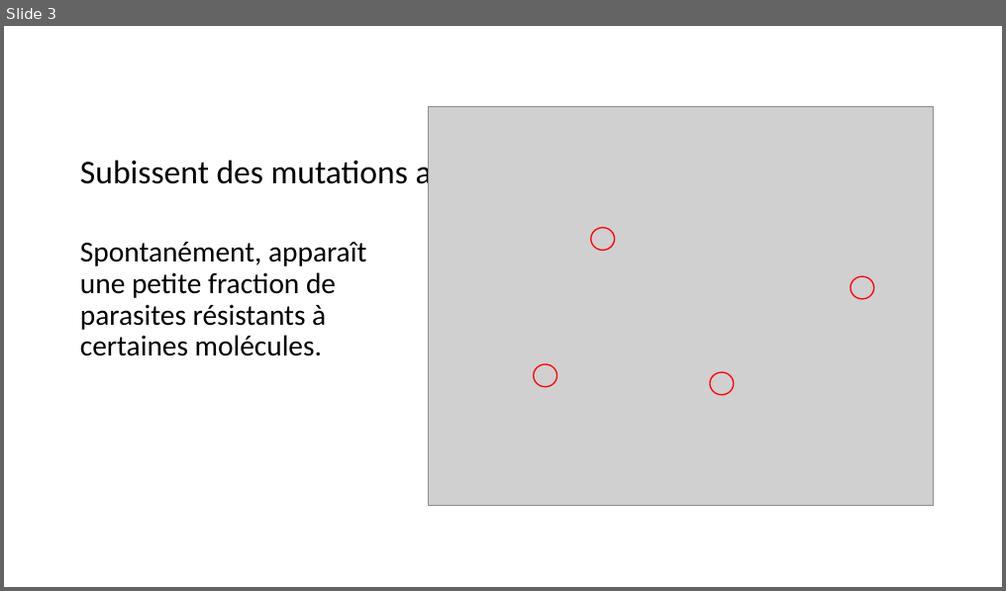
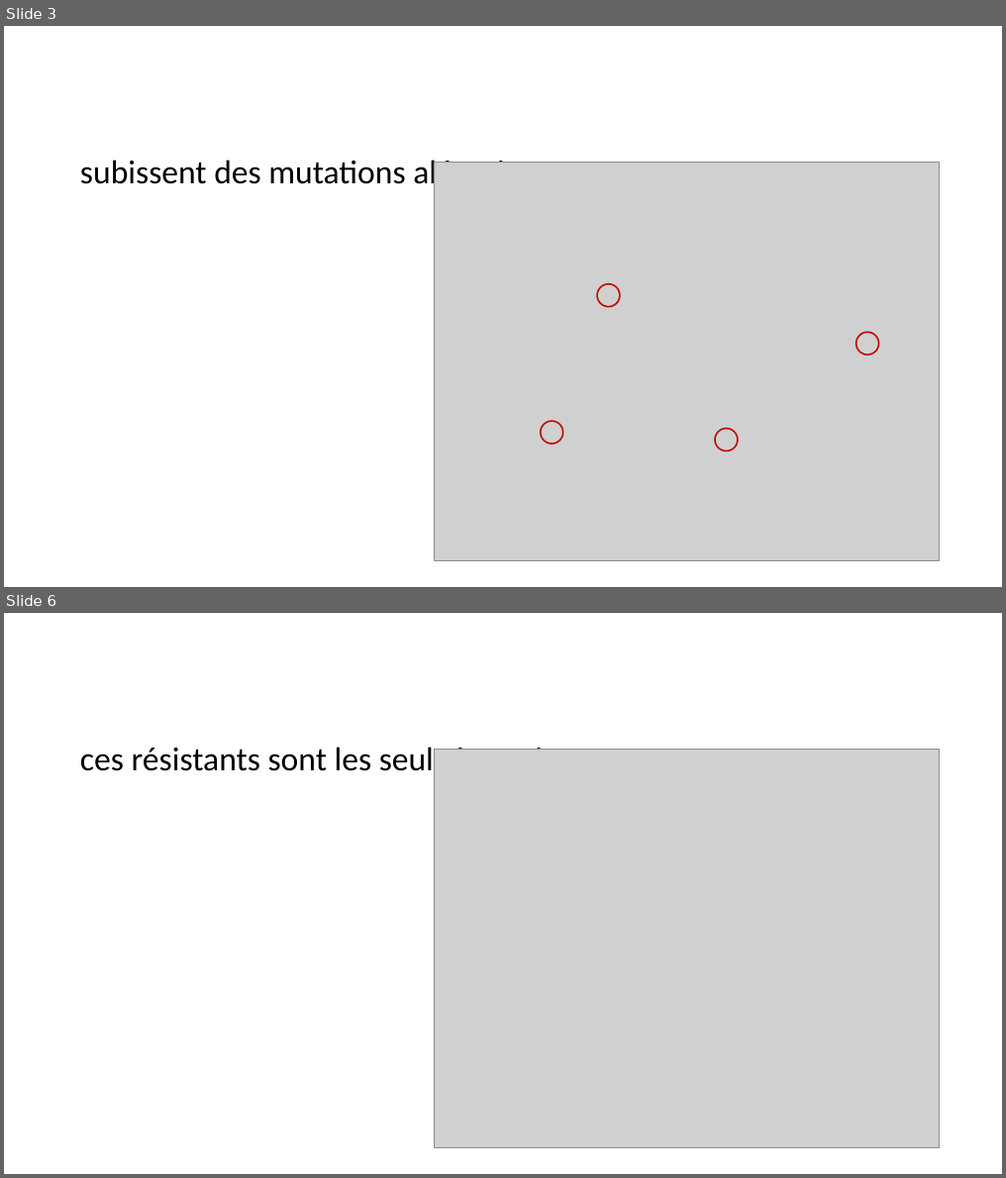
Before and after one commit to michelange2008/parasitlab, a slide deck: storage/app/public/img/resist/Resistance.pptx. Shown one above the other, each under a label of ours: slide 3 before the commit, slides 3 and 6 after it; the slides between them are not shown. The pictures are 1006x591 and 1006x1178 pixels, drawn with LibreOffice and Linux fonts; fonts in the diff are those of the drawing; grey boxes stand for pictures. Boxes give left, top, right and bottom in pixels: in the first picture for what was removed or moved away, otherwise in the second. Text is boxed around its words. In the diff, an @@ line names an element or a change of style, - is before the commit and + after.

```diff
--- a/storage/app/public/img/resist/Resistance.pptx
+++ b/storage/app/public/img/resist/Resistance.pptx
@@ slide 6 added at <box>4,613,1002,1174</box>, background #FFFFFF @@
@@ title added at <box>80,743,585,778</box>, 32 pt, text #000000 @@
+ces résistants sont les seuls à survivre
@@ picture added at <box>434,750,939,1149</box> @@
@@ slide 3 changed as well @@
@@ title at <box>80,156,546,191</box>: text changed @@
-Subissent des mutations aléatoires
+subissent des mutations aléatoires
@@ text removed at <box>80,242,366,357</box> @@
-Spontanément, apparaît une petite fraction de parasites résistants à certaines molécules.
@@ ellipse: place and size @@
-ellipse at <box>591,227,615,250</box>
+ellipse at <box>597,284,620,307</box>
@@ 3 ellipses, 1 picture: place and size @@
-3 ellipses, 1 picture at <box>429,107,934,506</box>
+3 ellipses, 1 picture at <box>434,163,939,562</box>
@@ outline #FF0000 1.25 pt to #C00000 1.5 pt in 4 elements at <box>856,332,879,355</box>, <box>715,429,738,452</box>, <box>597,284,620,307</box>, <box>541,421,563,444</box> @@
```
Also in this commit, not shown: 3 other slides changed, 12 other slides added, 3 slides removed, 12 other files.
